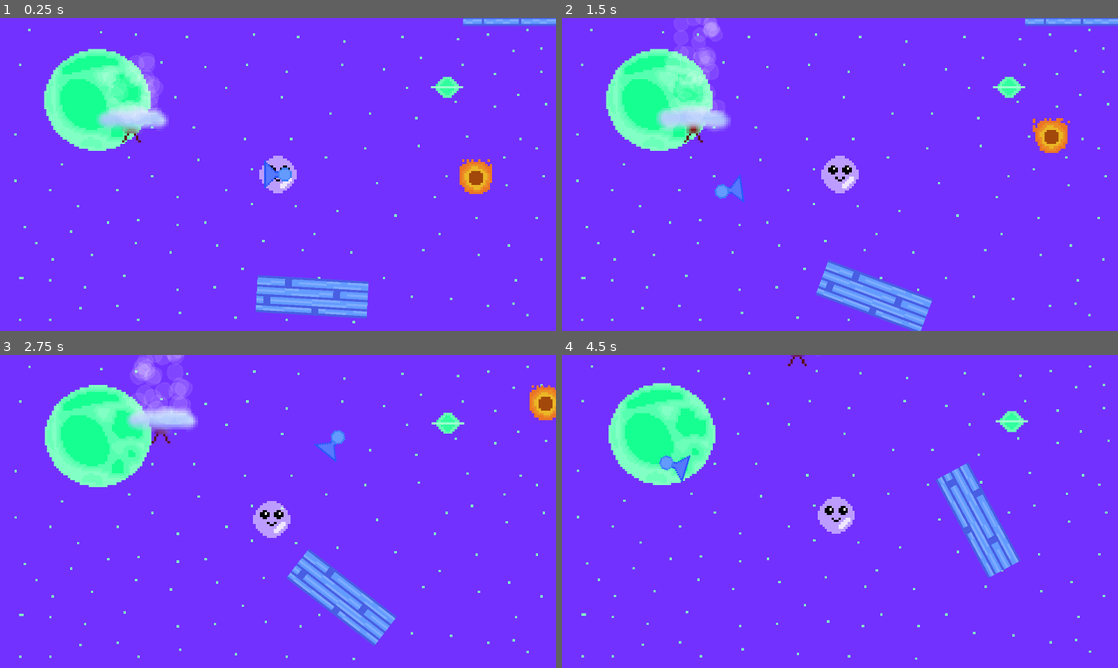
Above: before the commit, frames 1-4 (two rows, left to right).
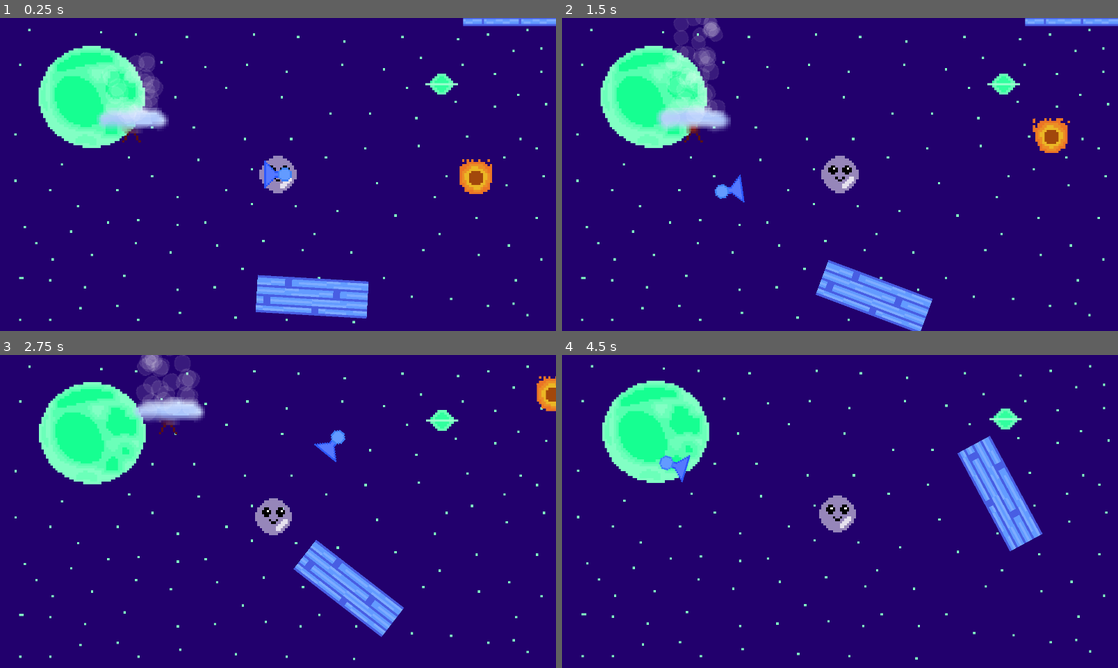
Above: after the commit, the same moments.

Repository: BenjaminWalls/Test_Winter2023
Game: Godot game, scene res://test_environment.tscn
Two runs of this game, one before a commit and one after it. Both use one fixed random seed, a clock stepped at 60 frames per second and the inputs below.
Inputs (mouse positions are in pixels of both pictures, inside the frame that each line leads up to):
- Up to frame 1 (0.25 s): no input
- Up to frame 2 (1.5 s): move the mouse to (962, 158) at 0.52 s; press the mouse at (962, 158) at 0.53 s; move the mouse to (728, 190) at 1.27 s; release the mouse at (728, 190) at 1.28 s; click (728, 190) at 1.35 s
- Up to frame 3 (2.75 s): move the mouse to (333, 442) at 2.02 s; press the mouse at (333, 442) at 2.03 s
- Up to frame 4 (4.5 s): move the mouse to (812, 574) at 2.77 s; release the mouse at (812, 574) at 2.78 s; click (812, 574) at 2.85 s; move the mouse to (1006, 558) at 3.52 s; press the mouse at (1006, 558) at 3.53 s; move the mouse to (673, 464) at 4.27 s; release the mouse at (673, 464) at 4.28 s; click (673, 464) at 4.35 s

The runs differ from the first frame. In frame 1, 93% of the frame differs, in the area x 0-100%, y 0-100%; in frame 2, 92%; in frame 3, 96%; in frame 4, 96%.

Commit message:
Fixed jittering (changed Camera2D Process Callback to Physics)

Diff:
--- a/test_environment.tscn
+++ b/test_environment.tscn
@@ -481,8 +481,9 @@
 
 [node name="Camera2D" type="Camera2D" parent="Bubble/BubbleRigid"]
 zoom = Vector2(2, 2)
+process_callback = 0
 position_smoothing_enabled = true
-position_smoothing_speed = 8.0
+position_smoothing_speed = 15.0
 
 [node name="AnimatedSprite2D" type="AnimatedSprite2D" parent="Bubble/BubbleRigid"]
 texture_filter = 1
@@ -624,7 +625,7 @@
 
 [node name="Moon" type="ParallaxLayer" parent="ParallaxBackground"]
 scale = Vector2(8, 8)
-motion_scale = Vector2(0.05, 0.05)
+motion_scale = Vector2(0.03, 0.03)
 
 [node name="Sprite2D" type="Sprite2D" parent="ParallaxBackground/Moon"]
 texture_filter = 1
Binary file changed: Assets/space3.png
